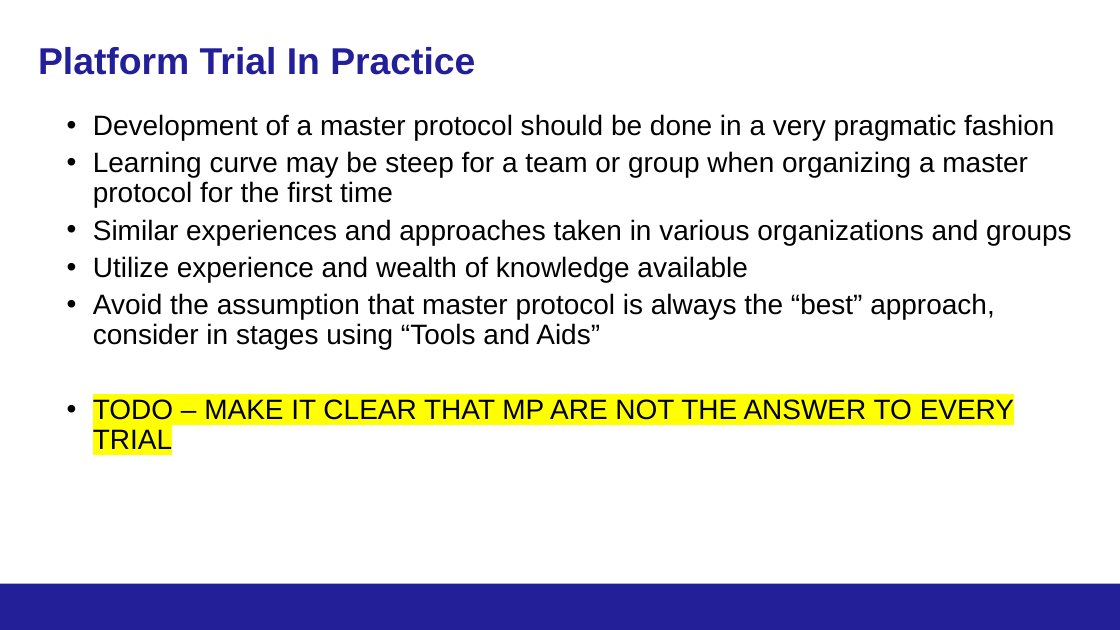
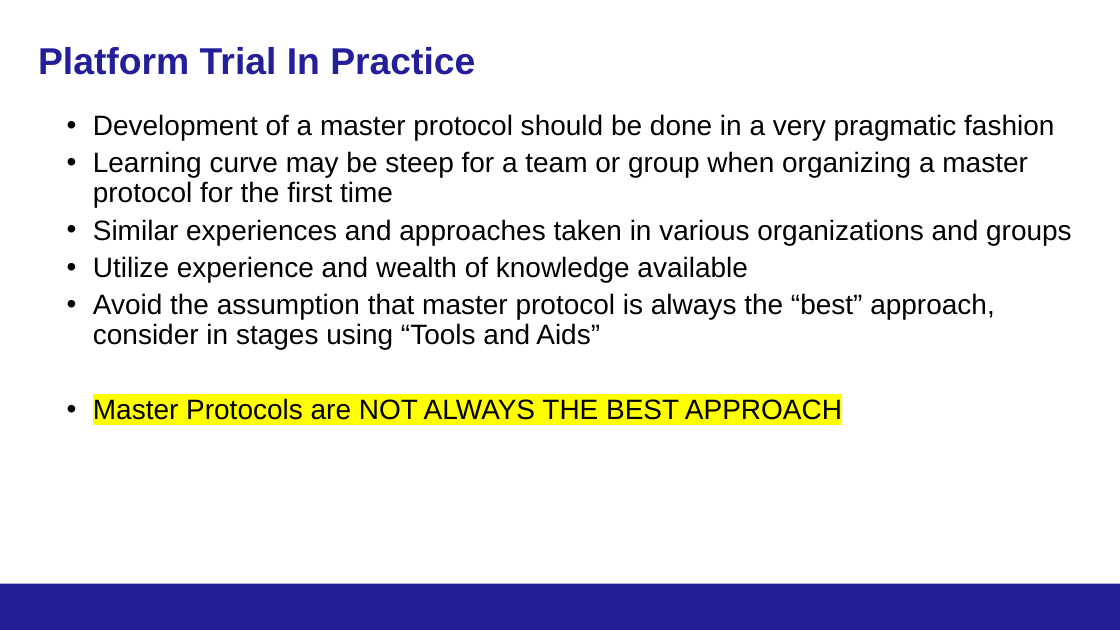
Before and after one commit to kwathen/BayesPharma2024-OCTOPUS, a slide deck: slide 11 of CourseMaterial/Wathen-Bayes2024ForDistribution.pptx (slide 10 before the commit). Drawn at 1120x630 pixels with LibreOffice and Linux fonts; fonts in the diff are those of the drawing; background and template pictures are left out. Boxes give left, top, right and bottom in pixels: in the first picture for what was removed or moved away, otherwise in the second. Text is boxed around its words. In the diff, an @@ line names an element or a change of style, - is before the commit and + after.

```diff
--- a/CourseMaterial/Wathen-Bayes2024ForDistribution.pptx
+++ b/CourseMaterial/Wathen-Bayes2024ForDistribution.pptx
@@ text at [93, 398, 842, 420]: text changed @@
-• TODO – MAKE IT CLEAR THAT MP ARE NOT THE ANSWER TO EVERY TRIAL
+• Master Protocols are NOT ALWAYS THE BEST APPROACH
```
Also in this commit, not shown: 5 other slides changed, 3 slides added, 1 slide removed, 42 other files.
